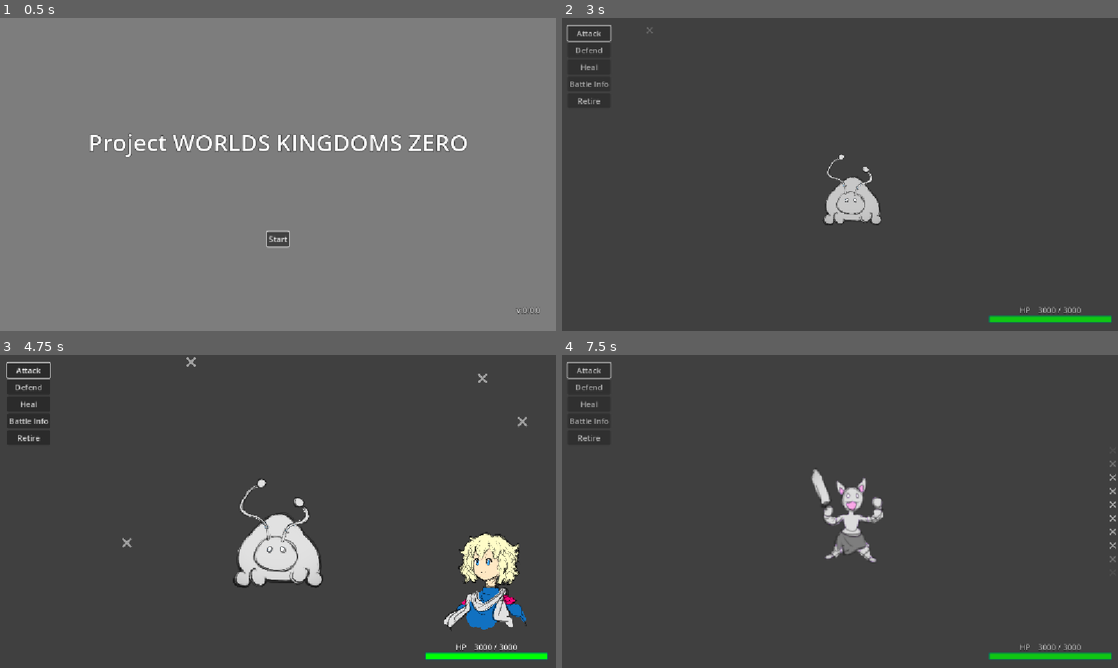
Above: before the commit, frames 1-4 (two rows, left to right).
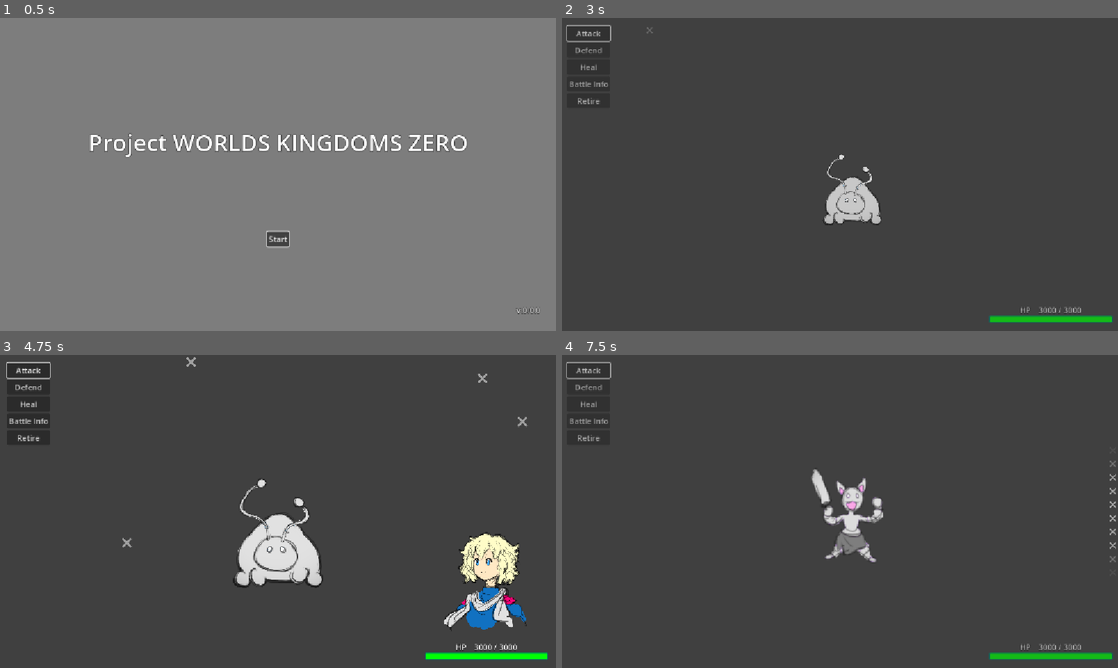
Above: after the commit, the same moments.

Repository: Adnyropast/pwkz-godot-4.7
Game: Godot game, scene res://scenes/title_screen.tscn
Same seed, same stepped clock (60 frames per second), same inputs: the game is played once before the commit and once after it. The engine's default icon, where the game draws it, is replaced by a stand-in: a white triangle on a blue panel in a dark square.
Inputs:
- Up to frame 1 (0.5 s): no input
- Up to frame 2 (3 s): click "Start" at 0.5 s; click "Maria Game" at 1.25 s; tap Enter (ui_accept) at 2, 2.1, 2.27, 2.57, 2.75, 2.85 s
- Up to frame 3 (4.75 s): tap Enter (ui_accept) at 3.02, 3.32, 3.6, 4.35, 4.52 s
- Up to frame 4 (7.5 s): tap Enter (ui_accept) at 4.82, 5.1, 5.27, 5.57, 5.85, 6.02, 6.32, 6.5, 6.6, 7.35 s

Frame 1 is identical in both runs. In frame 2, 0.3% of the frame differs, in the area x 0-100%, y 2-98%; in frame 3, less than 0.1%; in frame 4, 0.3%.

Commit message:
feat: add mouse navigation

Diff:
--- a/scenes/battle_camera.gd
+++ b/scenes/battle_camera.gd
@@ -7,6 +7,7 @@
 @onready var battle_commands_menu_fade_in_animation_player: AnimationPlayer = $BattleCommandsMenuFadeInAnimationPlayer
 @onready var battle_commands_menu_fade_out_animation_player: AnimationPlayer = $BattleCommandsMenuFadeOutAnimationPlayer
 @onready var camera: Camera3D = $OffsetNode/CameraDistance/ZoomNode/Camera3D
+@onready var screen_button: Button = $ScreenButton
 var is_intro_animation_finished
 
 func _ready() -> void:
@@ -16,12 +17,16 @@
 	if Input.is_action_just_pressed("ui_accept"):
 		skip_start_animation()
 
+func _on_screen_button_pressed() -> void:
+	skip_start_animation()
+
 func skip_start_animation() -> void:
 	if not is_intro_animation_finished:
 		intro_animation_player.stop()
 		on_start_animation_finished()
 
 func on_start_animation_finished() -> void:
+	screen_button.hide()
 	is_intro_animation_finished = true
 	intro_animation_finished.emit()
 
--- a/scenes/battle_camera.tscn
+++ b/scenes/battle_camera.tscn
@@ -228,3 +228,13 @@
 
 [node name="BattleCommandsMenuFadeOutAnimationPlayer" type="AnimationPlayer" parent="." unique_id=669835172]
 libraries/ = SubResource("AnimationLibrary_jfugf")
+
+[node name="ScreenButton" type="Button" parent="." unique_id=947802427]
+modulate = Color(1, 1, 1, 0)
+anchors_preset = 15
+anchor_right = 1.0
+anchor_bottom = 1.0
+grow_horizontal = 2
+grow_vertical = 2
+
+[connection signal="pressed" from="ScreenButton" to="." method="_on_screen_button_pressed"]
--- a/scenes/battle_scene.tscn
+++ b/scenes/battle_scene.tscn
@@ -13,8 +13,6 @@
 [node name="BackgroundAnimation" type="Node3D" parent="." unique_id=307994292]
 
 [node name="EnemyNode" parent="." unique_id=1174380748 instance=ExtResource("2_pxwbd")]
-
-[node name="BattleCamera" parent="." unique_id=2097289196 instance=ExtResource("3_1i8jf")]
 
 [node name="MarginContainer" type="MarginContainer" parent="." unique_id=1643685994]
 anchors_preset = 3
@@ -48,7 +46,8 @@
 [node name="BattleTextBox" parent="HBoxContainer/BattleTextBoxContainer" unique_id=929214716 instance=ExtResource("2_gi7kc")]
 layout_mode = 1
 
-[connection signal="intro_animation_finished" from="BattleCamera" to="." method="_on_battle_camera_intro_animation_finished"]
+[node name="BattleCamera" parent="." unique_id=2097289196 instance=ExtResource("3_1i8jf")]
+
 [connection signal="attack_button_pressed" from="HBoxContainer/MarginContainer/BattleCommandsMenu" to="." method="_on_battle_commands_menu_attack_button_pressed"]
 [connection signal="battle_info_button_pressed" from="HBoxContainer/MarginContainer/BattleCommandsMenu" to="." method="_on_battle_commands_menu_battle_info_button_pressed"]
 [connection signal="defend_button_pressed" from="HBoxContainer/MarginContainer/BattleCommandsMenu" to="." method="_on_battle_commands_menu_defend_button_pressed"]
@@ -57,3 +56,4 @@
 [connection signal="next_phase_button_pressed" from="HBoxContainer/MarginContainer/BattleCommandsMenu" to="." method="_on_battle_commands_menu_next_phase_button_pressed"]
 [connection signal="next_stage_button_pressed" from="HBoxContainer/MarginContainer/BattleCommandsMenu" to="." method="_on_battle_commands_menu_next_stage_button_pressed"]
 [connection signal="pass_button_pressed" from="HBoxContainer/MarginContainer/BattleCommandsMenu" to="." method="_on_battle_commands_menu_pass_button_pressed"]
+[connection signal="intro_animation_finished" from="BattleCamera" to="." method="_on_battle_camera_intro_animation_finished"]
--- a/scenes/battle_text_box.gd
+++ b/scenes/battle_text_box.gd
@@ -11,10 +11,16 @@
 
 func _process(_delta: float) -> void:
 	if Input.is_action_just_pressed("ui_accept"):
-		if confirm_tween and confirm_tween.is_running():
-			TimeScale.action_skip_speed_up()
-		else:
-			confirm()
+		skip_action()
+
+func _on_screen_button_pressed() -> void:
+	skip_action()
+
+func skip_action() -> void:
+	if confirm_tween and confirm_tween.is_running():
+		TimeScale.action_skip_speed_up()
+	else:
+		confirm()
 
 func confirm() -> void:
 	TimeScale.action_skip_speed_reset()
--- a/scenes/battle_text_box.tscn
+++ b/scenes/battle_text_box.tscn
@@ -36,3 +36,14 @@
 layout_mode = 2
 text = "Text"
 horizontal_alignment = 1
+
+[node name="ScreenButton" type="Button" parent="." unique_id=1571309658]
+modulate = Color(1, 1, 1, 0)
+layout_mode = 1
+anchors_preset = 15
+anchor_right = 1.0
+anchor_bottom = 1.0
+grow_horizontal = 2
+grow_vertical = 2
+
+[connection signal="pressed" from="ScreenButton" to="." method="_on_screen_button_pressed"]
--- a/scenes/stage_inbetween_screen.gd
+++ b/scenes/stage_inbetween_screen.gd
@@ -15,6 +15,9 @@
 	if Input.is_action_just_pressed("ui_accept"):
 		load_phase()
 
+func _on_screen_button_pressed() -> void:
+	load_phase()
+
 func load_phase() -> void:
 	if WorldState.prince_saved:
 		Scenes.go_to_rescue_screen()
--- a/scenes/stage_inbetween_screen.tscn
+++ b/scenes/stage_inbetween_screen.tscn
@@ -149,3 +149,14 @@
 [node name="IconsAnimationPlayer" type="AnimationPlayer" parent="." unique_id=2069679866]
 libraries/ = SubResource("AnimationLibrary_fm0x4")
 autoplay = &"stage_inbetween_icons"
+
+[node name="ScreenButton" type="Button" parent="." unique_id=2040722333]
+modulate = Color(1, 1, 1, 0)
+layout_mode = 1
+anchors_preset = 15
+anchor_right = 1.0
+anchor_bottom = 1.0
+grow_horizontal = 2
+grow_vertical = 2
+
+[connection signal="pressed" from="ScreenButton" to="." method="_on_screen_button_pressed"]
--- a/scenes/stage_start_screen.gd
+++ b/scenes/stage_start_screen.gd
@@ -16,5 +16,8 @@
 	if Input.is_action_just_pressed("ui_accept"):
 		load_stage()
 
+func _on_screen_button_pressed() -> void:
+	load_stage()
+
 func load_stage() -> void:
 	Scenes.go_to_battle_scene()
--- a/scenes/stage_start_screen.tscn
+++ b/scenes/stage_start_screen.tscn
@@ -46,3 +46,14 @@
 layout_mode = 2
 theme_override_constants/outline_size = 4
 text = "1"
+
+[node name="ScreenButton" type="Button" parent="." unique_id=1018669922]
+modulate = Color(1, 1, 1, 0)
+layout_mode = 1
+anchors_preset = 15
+anchor_right = 1.0
+anchor_bottom = 1.0
+grow_horizontal = 2
+grow_vertical = 2
+
+[connection signal="pressed" from="ScreenButton" to="." method="_on_screen_button_pressed"]
--- a/scenes/title_screen.gd
+++ b/scenes/title_screen.gd
@@ -4,6 +4,7 @@
 @onready var start_menu: Control = $VBoxContainer/MarginContainer2/MenuContainer/StartMenu
 @onready var games_menu: Control = $VBoxContainer/MarginContainer2/MenuContainer/TitleScreenGamesMenu
 @onready var first_button: Button = $VBoxContainer/MarginContainer2/MenuContainer/StartMenu/VBoxContainer/ButtonStart
+@onready var cancel_button: Button = $VBoxContainer/HBoxContainer/MarginContainer4/CancelButton
 
 func _ready() -> void:
 	Bgm.play_theme_title()
@@ -20,6 +21,10 @@
 	hide_games_menu()
 	show_start_menu()
 
+func _on_cancel_button_pressed() -> void:
+	hide_games_menu()
+	show_start_menu()
+
 func hide_start_menu() -> void:
 	start_menu.process_mode = Node.PROCESS_MODE_DISABLED
 	start_menu.hide()
@@ -31,7 +36,9 @@
 func hide_games_menu() -> void:
 	games_menu.process_mode = Node.PROCESS_MODE_DISABLED
 	games_menu.hide()
+	cancel_button.hide()
 
 func show_games_menu() -> void:
+	cancel_button.show()
 	games_menu.show()
 	games_menu.process_mode = Node.PROCESS_MODE_INHERIT
--- a/scenes/title_screen.tscn
+++ b/scenes/title_screen.tscn
@@ -113,14 +113,27 @@
 visible = false
 layout_mode = 2
 
-[node name="MarginContainer3" type="MarginContainer" parent="VBoxContainer" unique_id=757428876]
+[node name="HBoxContainer" type="HBoxContainer" parent="VBoxContainer" unique_id=651847140]
 layout_mode = 2
+
+[node name="MarginContainer4" type="MarginContainer" parent="VBoxContainer/HBoxContainer" unique_id=27651756]
+layout_mode = 2
+
+[node name="CancelButton" type="Button" parent="VBoxContainer/HBoxContainer/MarginContainer4" unique_id=1481883350]
+modulate = Color(1, 1, 1, 0)
+custom_minimum_size = Vector2(96, 64)
+layout_mode = 2
+focus_mode = 1
+
+[node name="MarginContainer3" type="MarginContainer" parent="VBoxContainer/HBoxContainer" unique_id=757428876]
+layout_mode = 2
+size_flags_horizontal = 3
 theme_override_constants/margin_left = 32
 theme_override_constants/margin_top = 32
 theme_override_constants/margin_right = 32
 theme_override_constants/margin_bottom = 32
 
-[node name="Label" type="Label" parent="VBoxContainer/MarginContainer3" unique_id=1371360661]
+[node name="Label" type="Label" parent="VBoxContainer/HBoxContainer/MarginContainer3" unique_id=1371360661]
 layout_mode = 2
 theme_override_constants/outline_size = 4
 text = "v.0.0.0"
@@ -128,3 +141,4 @@
 
 [connection signal="pressed" from="VBoxContainer/MarginContainer2/MenuContainer/StartMenu/VBoxContainer/ButtonStart" to="." method="_on_button_start_pressed"]
 [connection signal="canceled" from="VBoxContainer/MarginContainer2/MenuContainer/TitleScreenGamesMenu" to="." method="_on_title_screen_games_menu_canceled"]
+[connection signal="pressed" from="VBoxContainer/HBoxContainer/MarginContainer4/CancelButton" to="." method="_on_cancel_button_pressed"]
